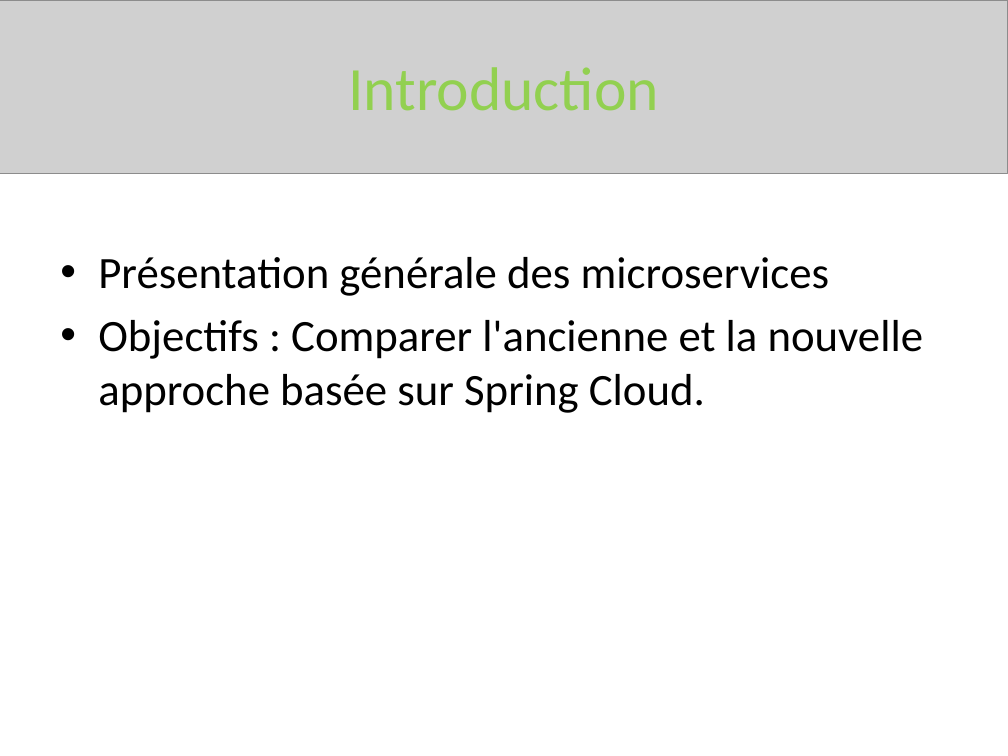
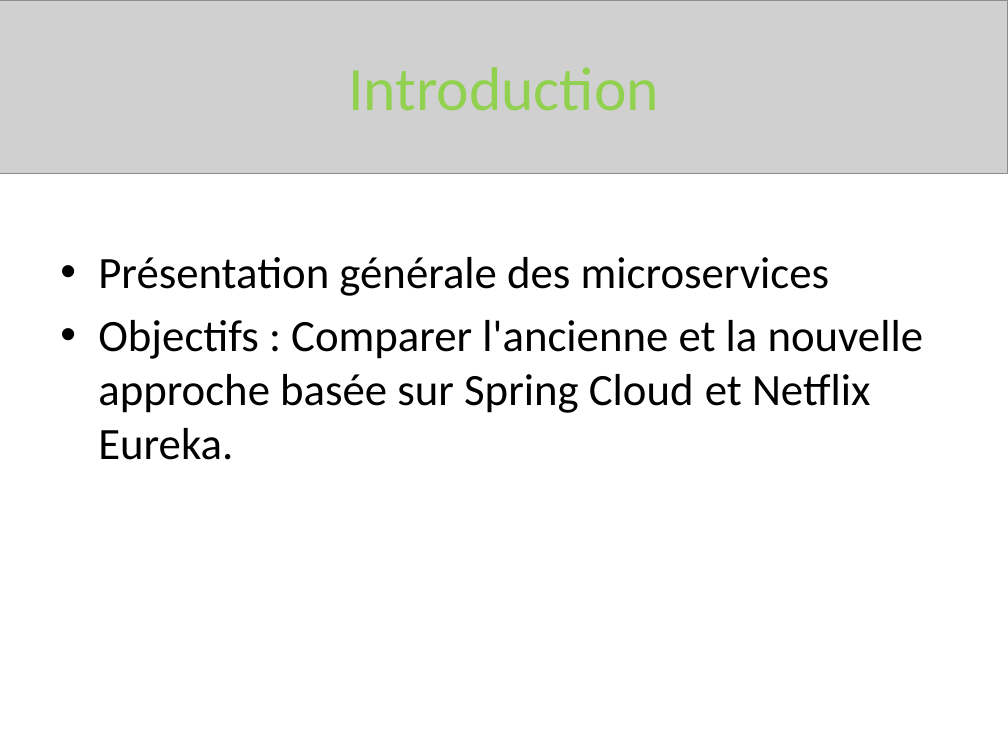
Before and after one commit to Elouaret/spring-cloud, a slide deck: slide 2 of Netflix_au_service_du_printemps.pptx. Drawn at 1008x756 pixels with LibreOffice and Linux fonts; fonts in the diff are those of the drawing; grey boxes stand for pictures. Boxes give left, top, right and bottom in pixels: in the first picture for what was removed or moved away, otherwise in the second. Text is boxed around its words. In the diff, an @@ line names an element or a change of style, - is before the commit and + after.

Commit message:
petite modif ppt

```diff
--- a/Netflix_au_service_du_printemps.pptx
+++ b/Netflix_au_service_du_printemps.pptx
@@ text at <box>98,320,924,460</box>: text changed @@
-• Objectifs : Comparer l'ancienne et la nouvelle approche basée sur Spring Cloud.
+• Objectifs : Comparer l'ancienne et la nouvelle approche basée sur Spring Cloud et Netflix Eureka.
```
